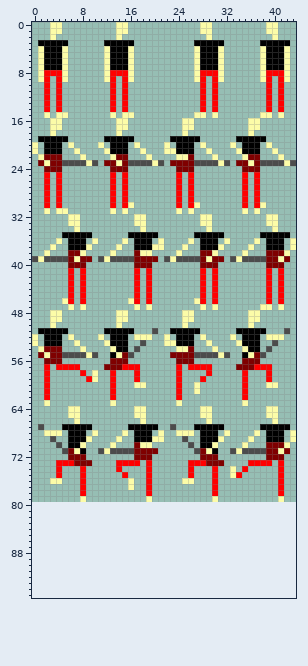
Sprite sheet, stored at src/img/player-sheet.png. The first picture shows the starting point.
The file is 44x80 pixels. The old version is drawn lined up with the new one, on the new canvas.
Now the later version:
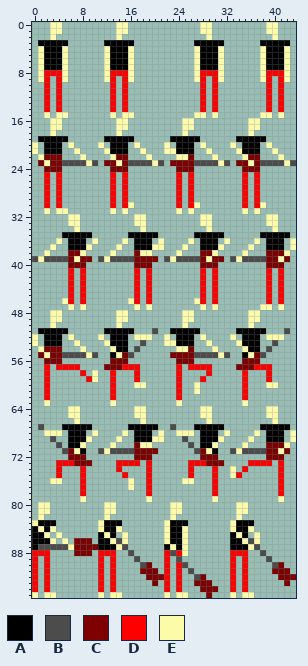
Palette (. is transparent): A #000000  B #4c4c4c  C #7f0000  D #ff0000  E #fcfca8
The edit:
canvas 44x80 -> 44x96
Changed rows in their new state; - is an unchanged pixel.
first column x 0:
80 -EE---------EE---------EE---------EE--------
81 -EE---------EE---------EE---------EE--------
82 -E----------E----------E----------E---------
83 EAAA-------EAAA-------EAAA-------EAAA-------
84 AEAE-------EAAE-------EAAE-------EAAE-------
85 AAE-E------AEA-E------EAAE-------AEA-E------
86 AAAE-E-CCC-AAEBE------EAAE-------AAEBE------
87 ABBBBBECCCCAAAEB------AEAE-------AAAEB------
88 DDD----CCC-DDD--B-----DBDE-------DDD--B-----
89 D-D--------D-D---B----D-B--------D-D---B----
90 D-D--------D-D----BC--D-DB-------D-D----BC--
91 D-D--------D-D----CCC-D-D-B------D-D----CCC-
92 D-D--------D-D-----CCCD-D--BC----D-D-----CCC
93 D-D--------D-D------C-D-D--CCC---D-D------C-
94 D-D--------D-D--------D-D---CCC--D-D--------
95 E-EE-------E-EE-------E-EE---C---E-EE-------
Changed places in both pictures, as pixel boxes (x1, y1, x2, y2):
added: (32, 502, 296, 598)
